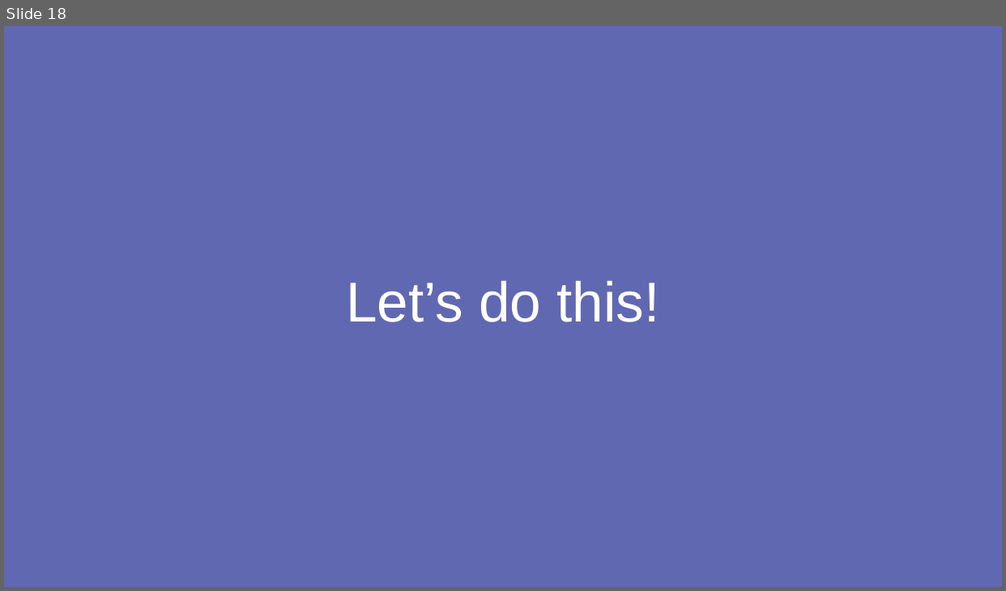
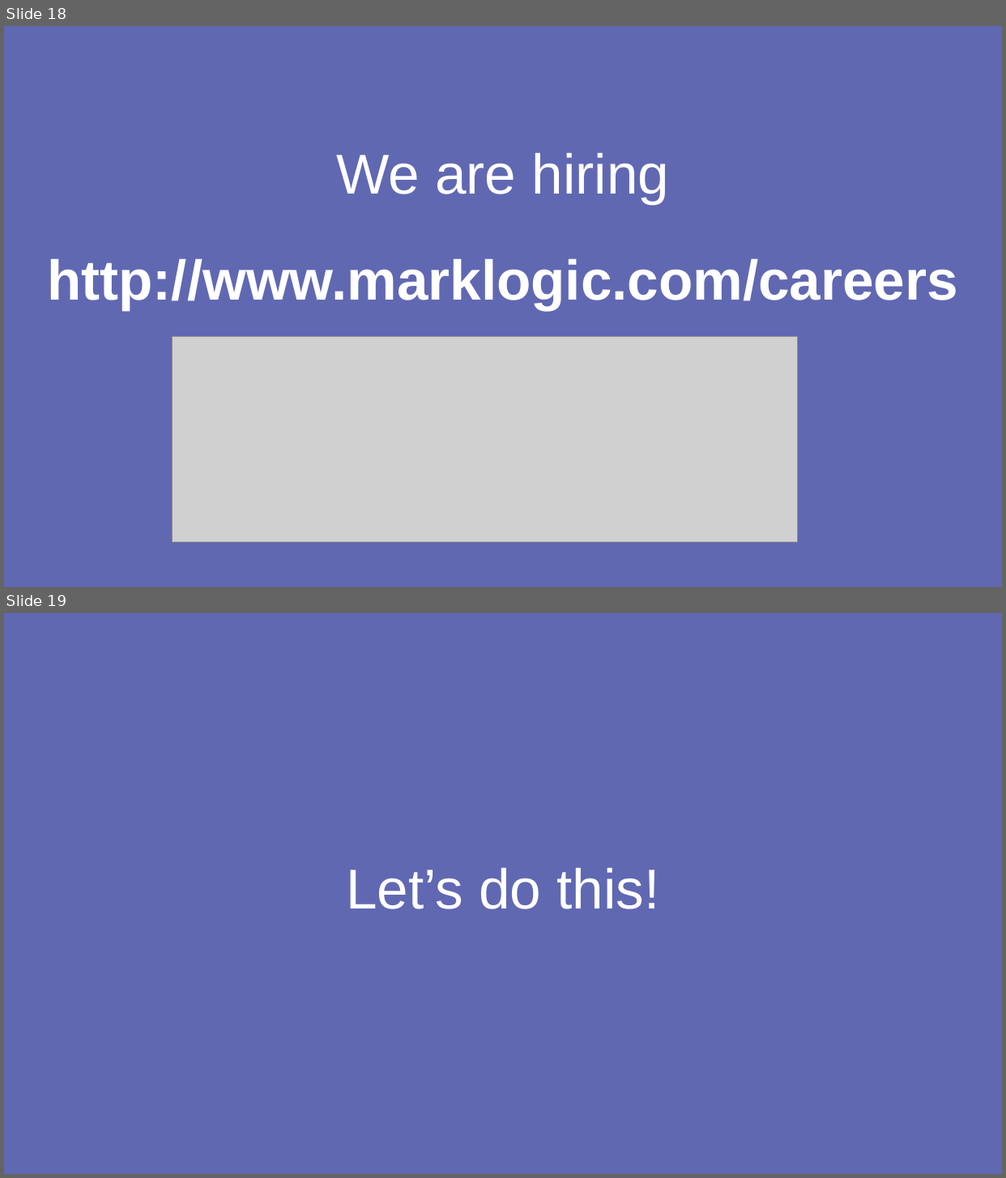
Before and after one commit to StevenDufresne/2018-jsconf.asia, a slide deck: slides.pptx. Shown one above the other, each under a label of ours: slide 18 before the commit, slides 18 and 19 after it. The pictures are 1006x591 and 1006x1178 pixels, drawn with LibreOffice and Linux fonts; fonts in the diff are those of the drawing; grey boxes stand for pictures; background and template pictures are left out. Boxes give left, top, right and bottom in pixels: in the first picture for what was removed or moved away, otherwise in the second. Text is boxed around its words. In the diff, an @@ line names an element or a change of style, - is before the commit and + after.

```diff
--- a/slides.pptx
+++ b/slides.pptx
@@ slide 18 added at (4,26,1002,587), background #FFFFFF; not listed: 1 template element that a slide beside it also shows @@
@@ title added at (47,153,958,310), 54 pt, text #FFFFFF, bold @@
+We are hiring
+http://www.marklogic.com/careers
@@ picture added at (172,337,798,542) @@
@@ what was slide 18 is now slide 19 @@
```
Also in this commit, not shown: 18 slides changed.
